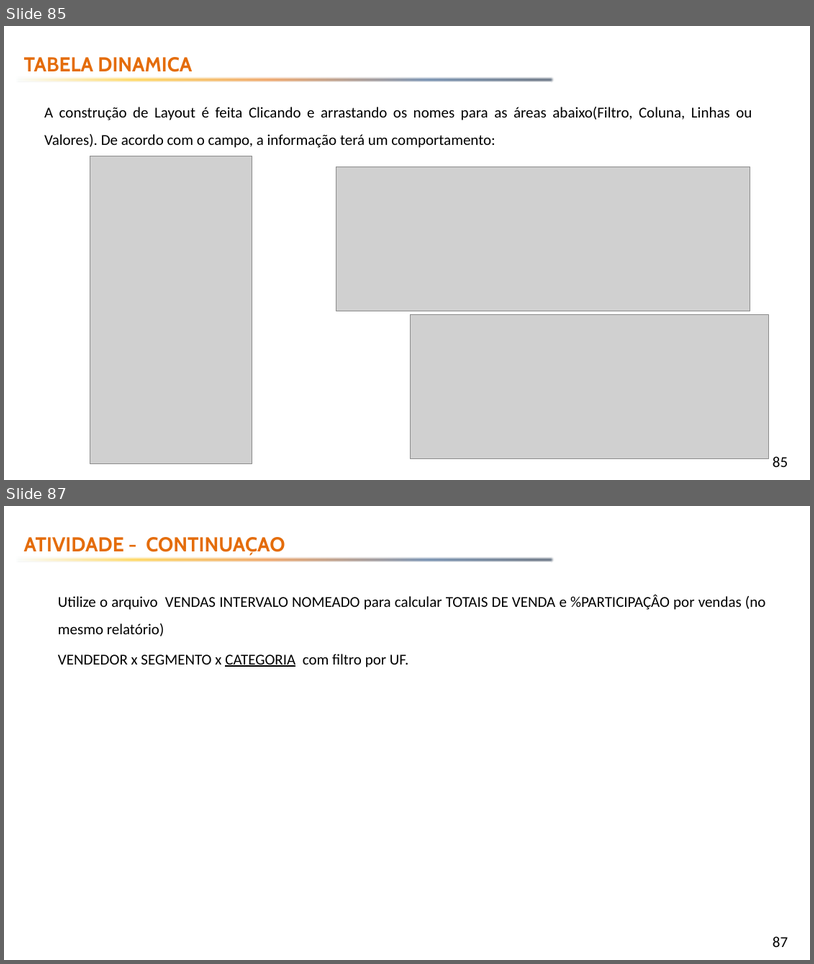
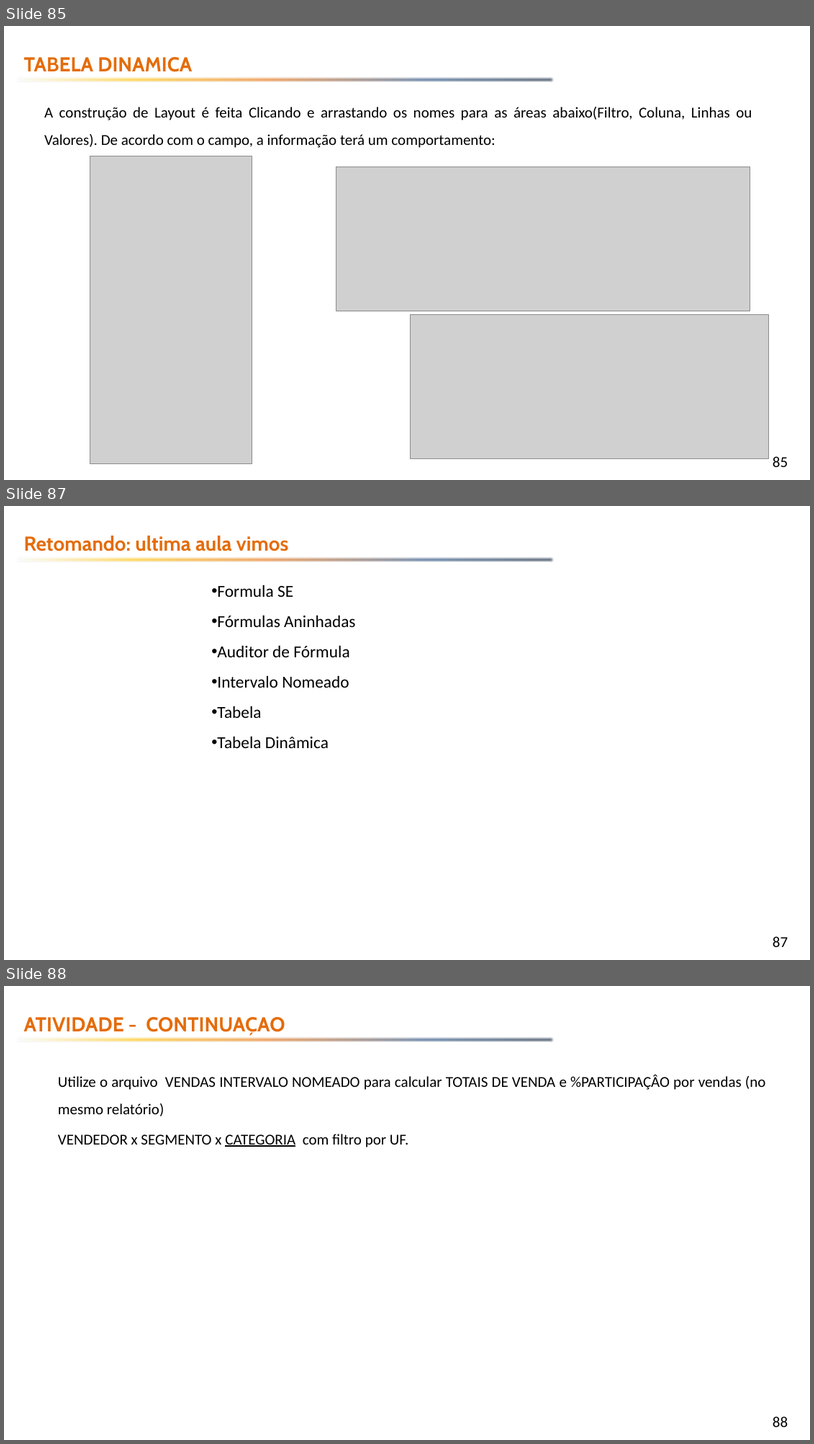
Before and after one commit to emerson-fenrir/Excel_Basico, a slide deck: Professor/Aula3.pptx. Shown one above the other, each under a label of ours: slides 85 and 87 before the commit, slides 85, 87 and 88 after it; the slides between them are not shown. The pictures are 814x964 and 814x1444 pixels, drawn with LibreOffice and Linux fonts; fonts in the diff are those of the drawing; grey boxes stand for pictures; background and template pictures are left out. Boxes give left, top, right and bottom in pixels: in the first picture for what was removed or moved away, otherwise in the second. Text is boxed around its words. In the diff, an @@ line names an element or a change of style, - is before the commit and + after.

Commit message:
pre aula 15

```diff
--- a/Professor/Aula3.pptx
+++ b/Professor/Aula3.pptx
@@ slide 87 added at bbox=[4, 506, 810, 960], background picture (left out); not listed: 2 template elements that a slide beside it also shows @@
@@ text added at bbox=[24, 536, 288, 551], 24 pt, text #E46C0A, bold @@
+Retomando: ultima aula vimos
@@ subtitle added at bbox=[217, 584, 355, 748], 20 pt, text #000000 @@
+• Formula SE
+• Fórmulas Aninhadas
+• Auditor de Fórmula
+• Intervalo Nomeado
+• Tabela
+• Tabela Dinâmica
@@ what was slide 87 is now slide 88 @@
@@ page number at bbox=[773, 1416, 788, 1427]: text changed @@
-87
+88
```
Also in this commit, not shown: 1 slide changed, 1 other file.
